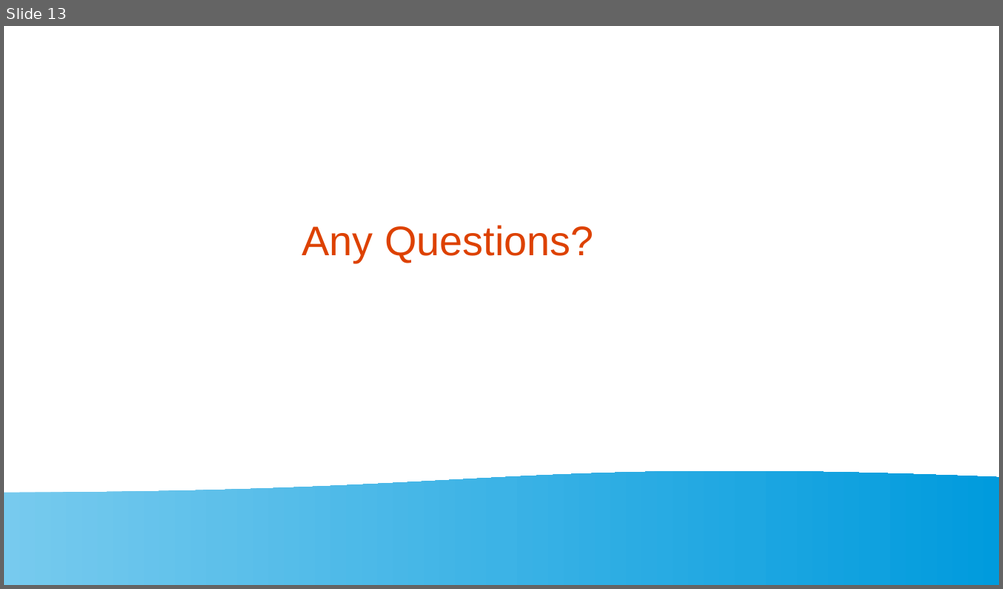
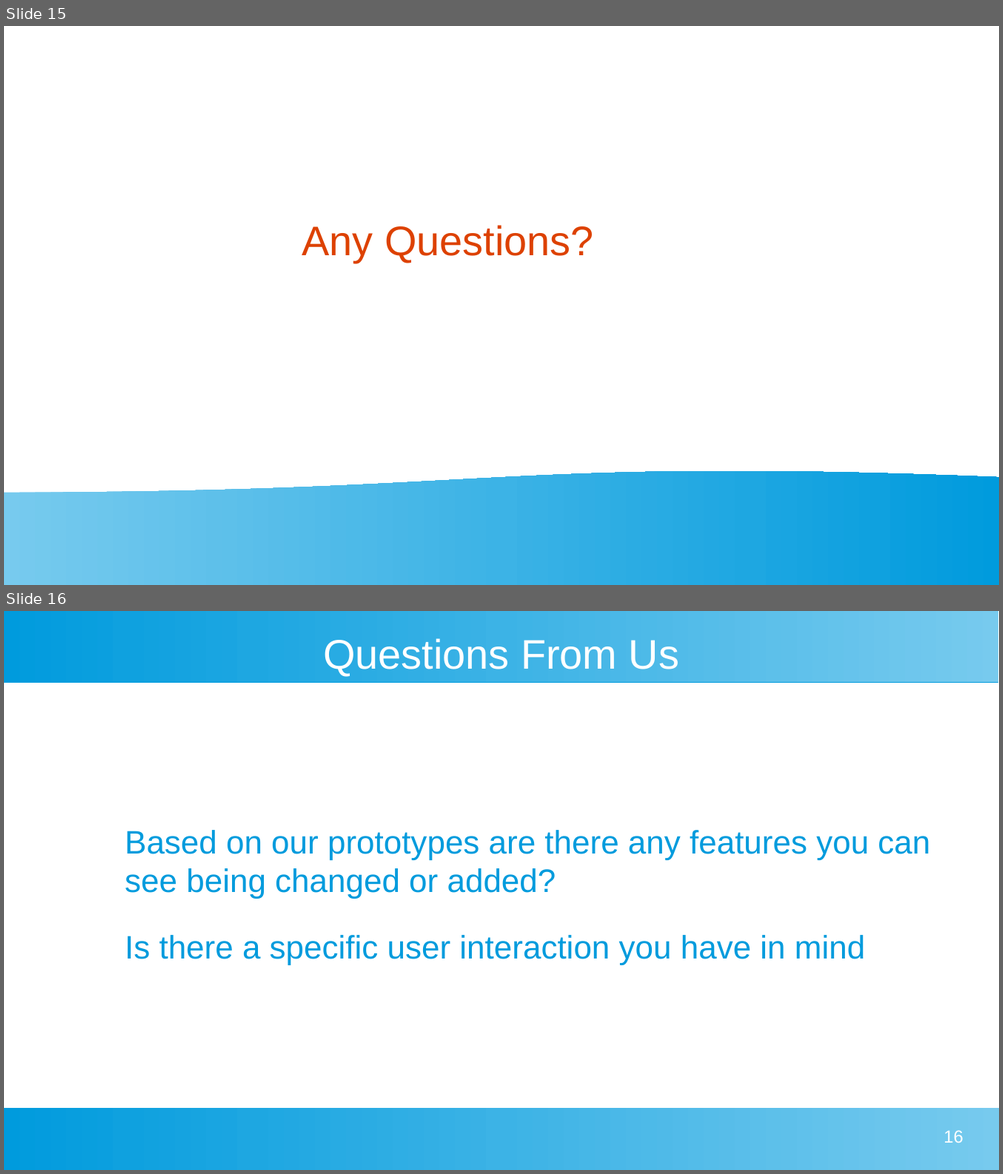
Before and after one commit to CamH04/Enterprise-Project-Group-9, a slide deck: docs/First Client Presentation 1.odp. Shown one above the other, each under a label of ours: slide 13 before the commit, slides 15 and 16 after it. The pictures are 1003x589 and 1003x1174 pixels, drawn with LibreOffice and Linux fonts; fonts in the diff are those of the drawing. Boxes give left, top, right and bottom in pixels: in the first picture for what was removed or moved away, otherwise in the second. Text is boxed around its words. In the diff, an @@ line names an element or a change of style, - is before the commit and + after.

```diff
--- a/docs/First Client Presentation 1.odp
+++ b/docs/First Client Presentation 1.odp
@@ slide 16 added at bbox=[4, 611, 999, 1170], background #FFFFFF @@
@@ rectangle added at bbox=[4, 611, 999, 682], fill gradient #77CAEE to #75C9EE to #73C9ED to #71C8ED to #6FC7ED to #6EC6ED @@
@@ title added at bbox=[323, 638, 679, 676], 33 pt, text #FFFFFF @@
+Questions From Us
@@ text added at bbox=[125, 830, 930, 965], 26 pt, text #009BDD @@
+  Based on our prototypes are there any features you can see being changed or added?
+  Is there a specific user interaction you have in mind
@@ rectangle added at bbox=[4, 1108, 999, 1170], fill gradient #77CAEE to #75C9EE to #73C9ED to #71C8ED to #6FC7ED to #6EC6ED @@
@@ page number added at bbox=[943, 1130, 962, 1143], 14 pt, text #FFFFFF @@
+16
@@ what was slide 13 is now slide 15 @@
```
Also in this commit, not shown: 4 slides changed, 3 other slides added, 1 slide removed, 5 other files.
